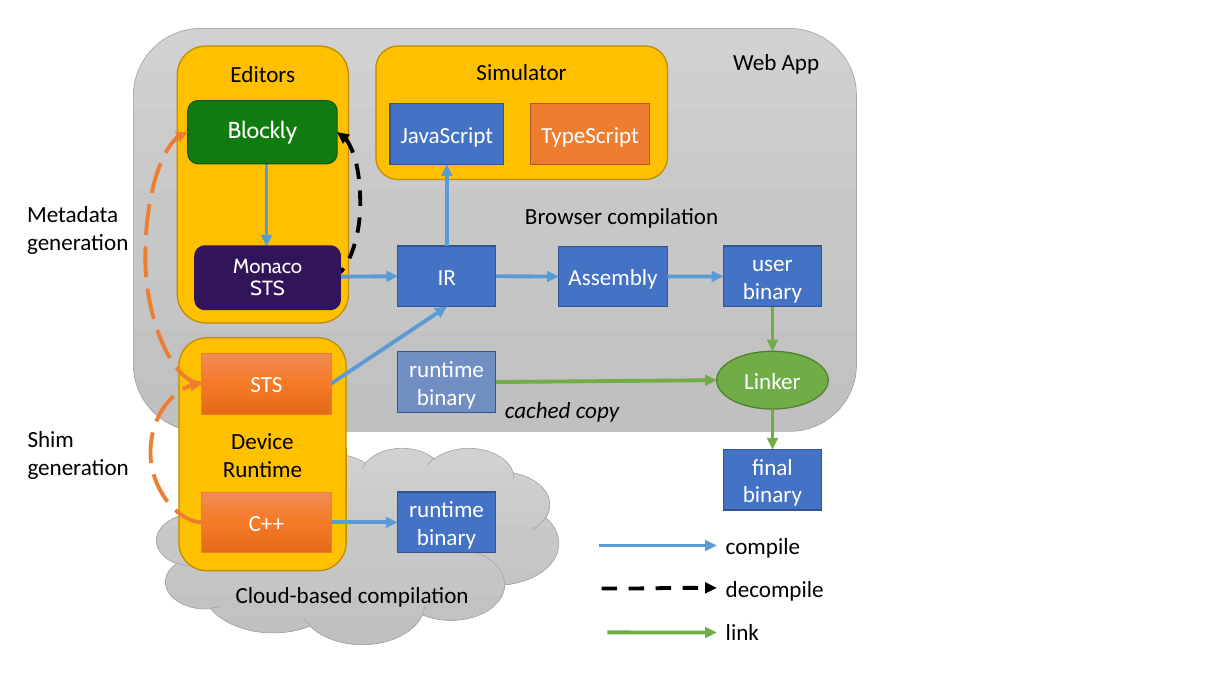
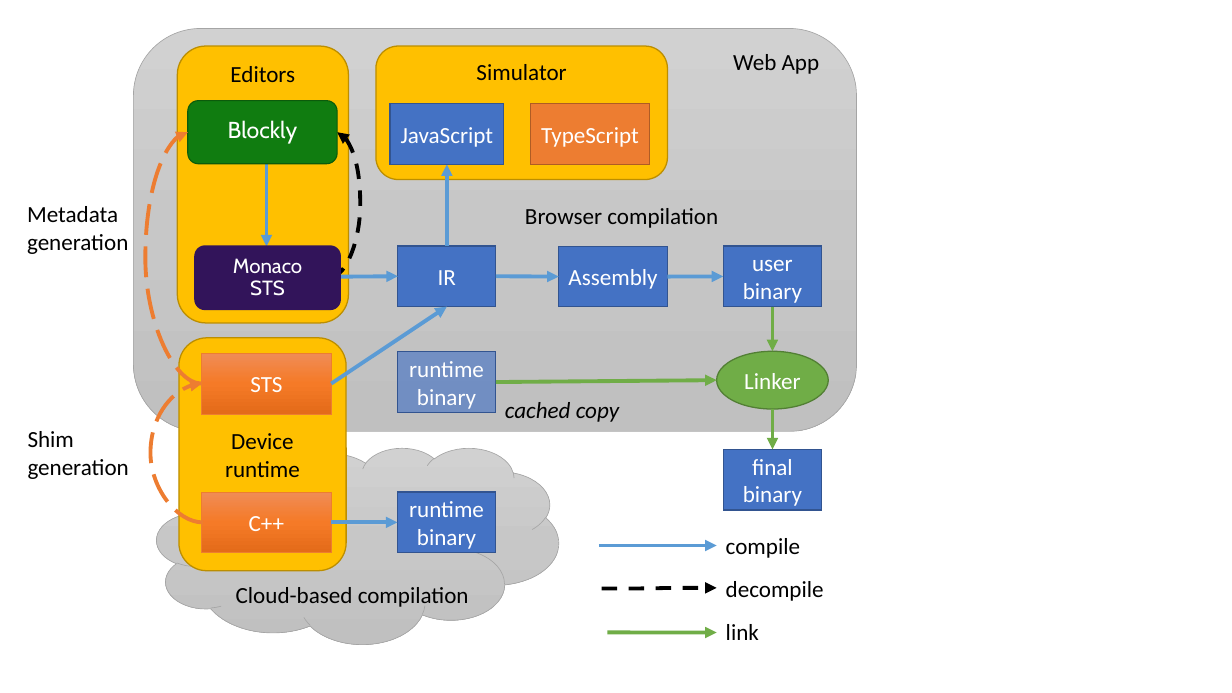
Before and after one commit to microsoft/pxt, a slide deck: slide 1 of papers/tr2017/diagrams.pptx. Drawn at 1232x693 pixels with LibreOffice and Linux fonts; fonts in the diff are those of the drawing. Boxes give left, top, right and bottom in pixels: in the first picture for what was removed or moved away, otherwise in the second. Text is boxed around its words. In the diff, an @@ line names an element or a change of style, - is before the commit and + after.

Commit message:
change to pptx

```diff
--- a/papers/tr2017/diagrams.pptx
+++ b/papers/tr2017/diagrams.pptx
@@ text in rounded rectangle at box(225, 461, 300, 477): text changed @@
-Runtime
+runtime
```
